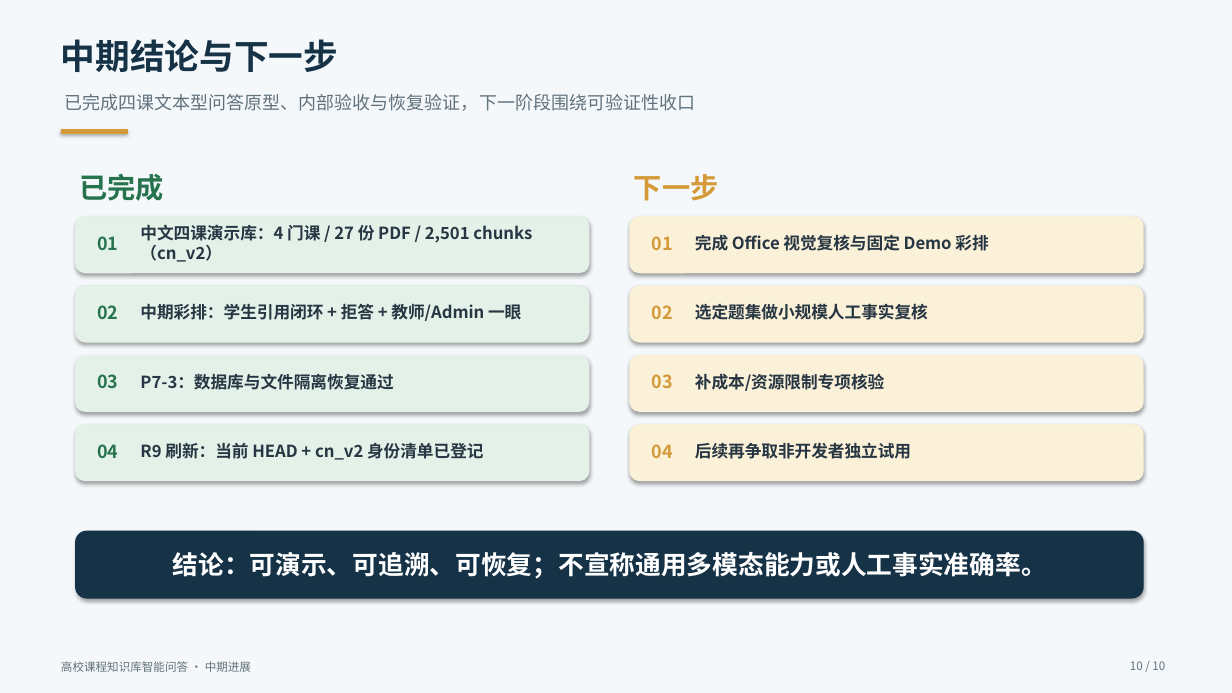
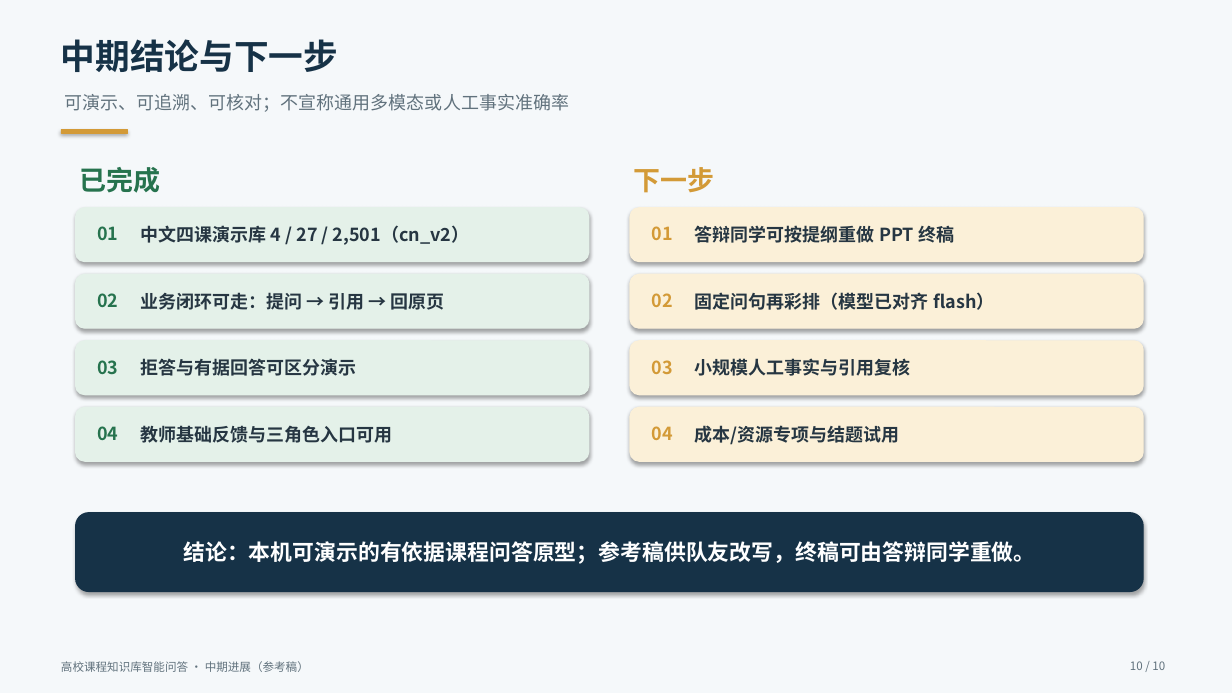
Before and after one commit to lhs1695/univ-course-rag, a slide deck: slide 10 of 中期答辩材料/汇报PPT/中期汇报-v5.pptx. Drawn at 1232x693 pixels with LibreOffice and Linux fonts; fonts in the diff are those of the drawing. Boxes give left, top, right and bottom in pixels: in the first picture for what was removed or moved away, otherwise in the second. Text is boxed around its words. In the diff, an @@ line names an element or a change of style, - is before the commit and + after.

```diff
--- a/中期答辩材料/汇报PPT/中期汇报-v5.pptx
+++ b/中期答辩材料/汇报PPT/中期汇报-v5.pptx
@@ text at [65, 94, 569, 112]: text changed @@
-已完成四课文本型问答原型、内部验收与恢复验证，下一阶段围绕可验证性收口
+可演示、可追溯、可核对；不宣称通用多模态或人工事实准确率
@@ text "已完成" at [79, 167, 160, 193]: size 22 to 21 pt @@
@@ text "下一步" at [634, 167, 715, 193]: size 22 to 21 pt @@
@@ 4 texts, 2 rounded rectangles: place and size @@
-4 texts, 2 rounded rectangles at [76, 217, 1143, 319]
+4 texts, 2 rounded rectangles at [76, 208, 1143, 307]
@@ text at [140, 225, 470, 245]: text changed; size 13 to 14 pt @@
-中文四课演示库：4 门课 / 27 份 PDF / 2,501 chunks（cn_v2）
+中文四课演示库 4 / 27 / 2,501（cn_v2）
@@ text at [695, 226, 954, 243]: text changed; size 13 to 14 pt @@
-完成 Office 视觉复核与固定 Demo 彩排
+答辩同学可按提纲重做 PPT 终稿
@@ text at [140, 292, 445, 310]: text changed; size 13 to 14 pt @@
-中期彩排：学生引用闭环 + 拒答 + 教师/Admin 一眼
+业务闭环可走：提问 → 引用 → 回原页
@@ text at [695, 292, 994, 310]: text changed; size 13 to 14 pt @@
-选定题集做小规模人工事实复核
+固定问句再彩排（模型已对齐 flash）
@@ text at [140, 358, 356, 376]: text changed; size 13 to 14 pt @@
-P7-3：数据库与文件隔离恢复通过
+拒答与有据回答可区分演示
@@ text at [695, 358, 911, 376]: text changed; size 13 to 14 pt @@
-补成本/资源限制专项核验
+小规模人工事实与引用复核
@@ 6 rounded rectangles, 2 texts: place and size @@
-6 rounded rectangles, 2 texts at [76, 287, 1143, 481]
+6 rounded rectangles, 2 texts at [76, 274, 1143, 461]
@@ text "04": place and size @@
-text "04" at [97, 444, 118, 458]
+text "04" at [97, 426, 118, 440]
@@ text "04": place and size @@
-text "04" at [651, 444, 672, 458]
+text "04" at [651, 426, 672, 440]
@@ text at [140, 425, 392, 443]: text changed; size 13 to 14 pt @@
-R9 刷新：当前 HEAD + cn_v2 身份清单已登记
+教师基础反馈与三角色入口可用
@@ text at [695, 425, 900, 445]: text changed; size 13 to 14 pt @@
-后续再争取非开发者独立试用
+成本/资源专项与结题试用
@@ rounded rectangle: place and size @@
-rounded rectangle at [76, 531, 1143, 598]
+rounded rectangle at [76, 513, 1143, 592]
@@ text at [183, 541, 1035, 564]: text changed; size 20 to 17 pt @@
-结论：可演示、可追溯、可恢复；不宣称通用多模态能力或人工事实准确率。
+结论：本机可演示的有依据课程问答原型；参考稿供队友改写，终稿可由答辩同学重做。
@@ text at [61, 661, 309, 672]: text changed @@
-高校课程知识库智能问答 · 中期进展
+高校课程知识库智能问答 · 中期进展（参考稿）
```
Also in this commit, not shown: 6 other slides changed, 3 slides added, 3 slides removed, 6 other files.
